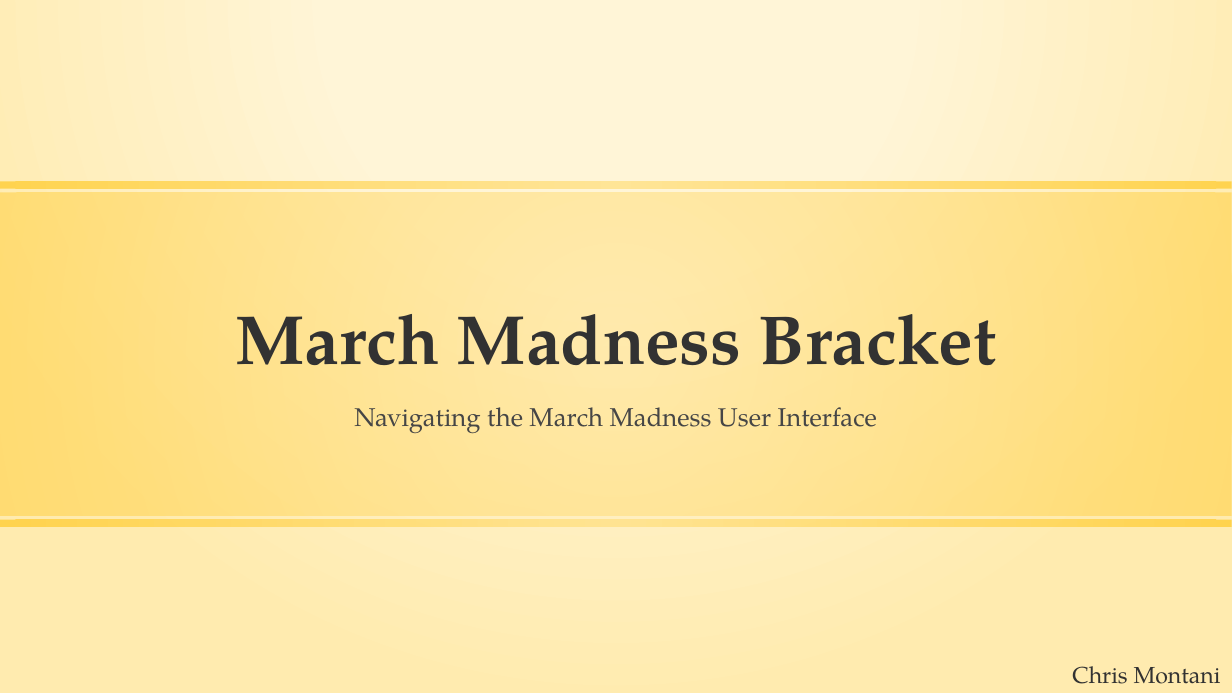
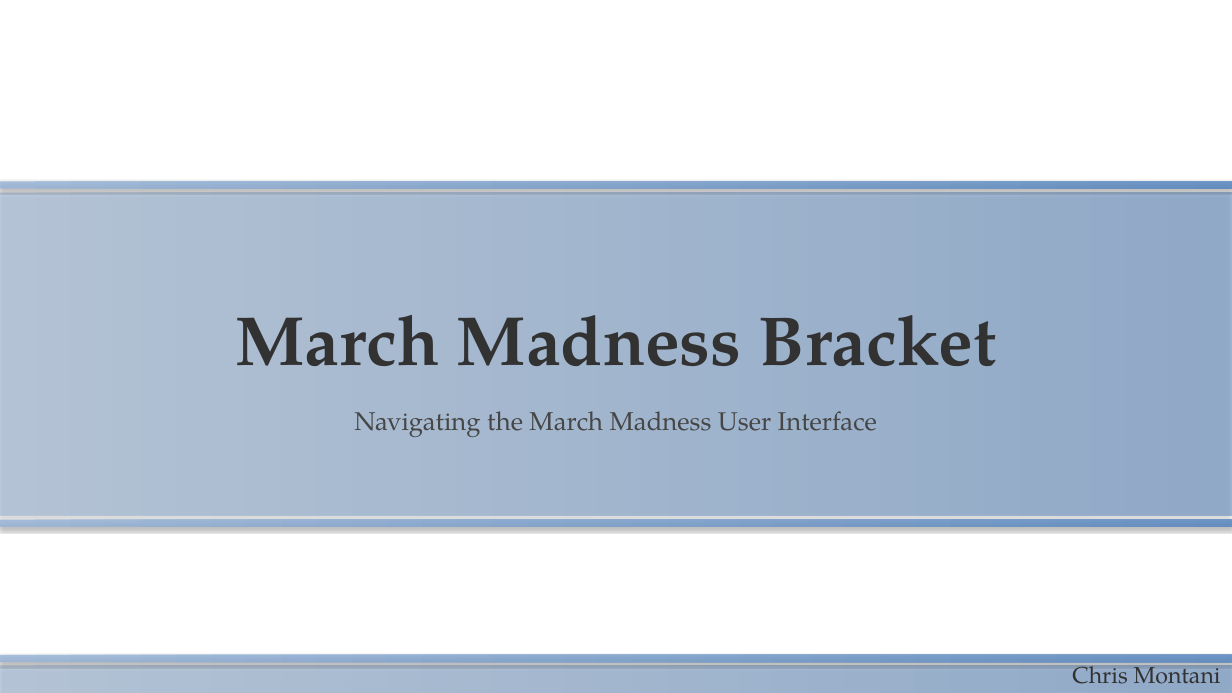
Before and after one commit to WindowDump/CS225-March-Madness, a slide deck: slide 1 of March_Madness_Documentation.pptx. Drawn at 1232x693 pixels with LibreOffice and Linux fonts; fonts in the diff are those of the drawing. Boxes give left, top, right and bottom in pixels: in the first picture for what was removed or moved away, otherwise in the second. Text is boxed around its words. In the diff, an @@ line names an element or a change of style, - is before the commit and + after.

```diff
--- a/March_Madness_Documentation.pptx
+++ b/March_Madness_Documentation.pptx
@@ background gradient #FFF5D7 to #FFEBAF to #FFFFFF @@
@@ text "March Madness Bracket" at (235, 315, 997, 366): line spacing 0.9 to 1 @@
@@ text "Navigating the March Madness User ..." at (354, 411, 877, 437): line spacing 0.9 to 1 @@
@@ fill gradient #FFE186 to #FFCD36 to gradient #95B3D7 to #4F81BD; shadow on in 3 elements at (0, 192, 1232, 516), (0, 181, 1232, 189), (0, 519, 1232, 527) @@
@@ rectangle added at (0, 655, 1232, 663), fill gradient #95B3D7 to #4F81BD @@
@@ text "Chris Montani" rewrapped from (1072, 666, 1221, 684) to (1072, 659, 1221, 684) @@
@@ rectangle added at (0, 665, 1232, 693), fill gradient #95B3D7 to #4F81BD @@
```
Also in this commit, not shown: 5 other slides changed.
